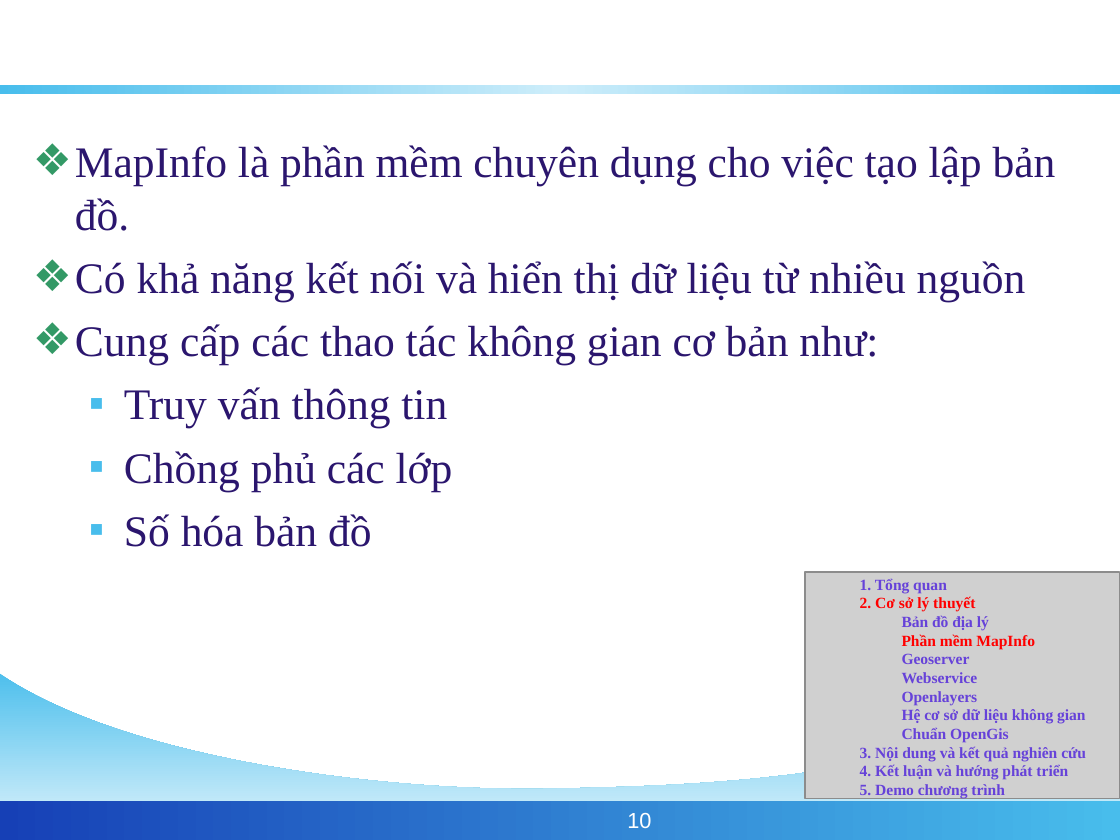
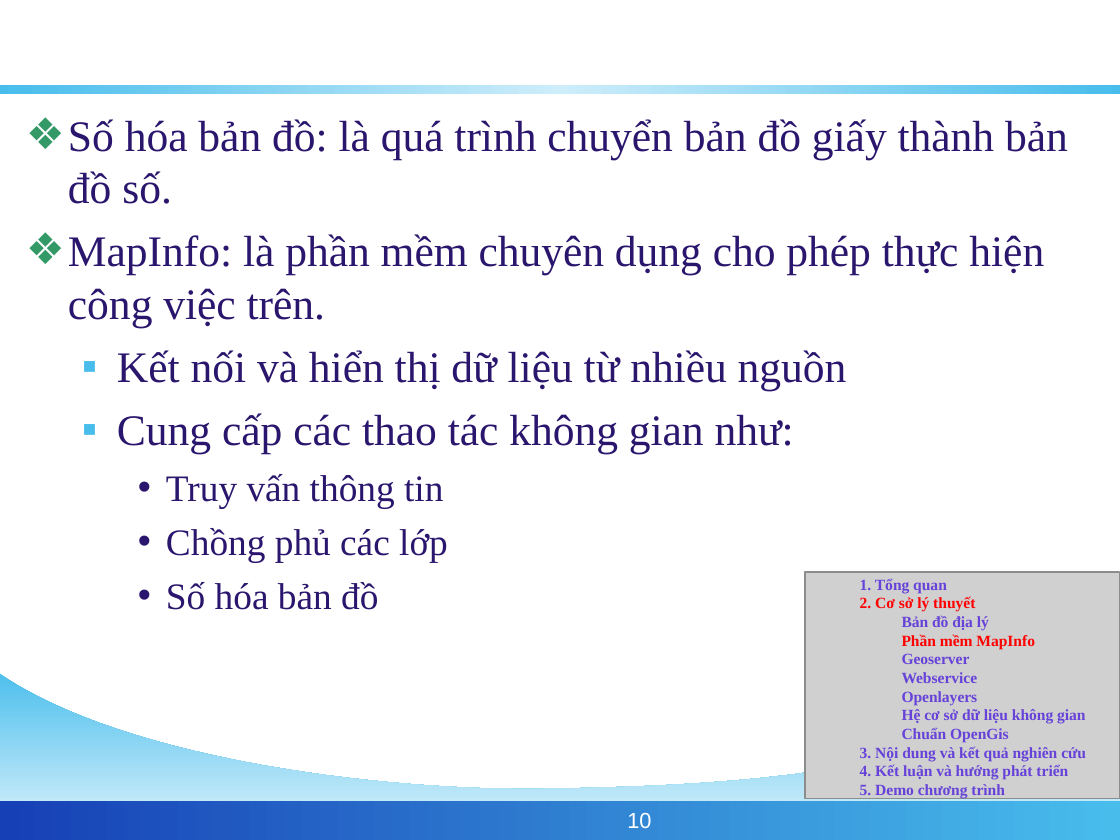
Before and after one commit to phamngsinh/cantho-webgis, a slide deck: slide 10 of Document/Bao Cao/BaoCaoLuanVan.ppt. Drawn at 1120x840 pixels with LibreOffice and Linux fonts; fonts in the diff are those of the drawing; grey boxes stand for pictures; background and template pictures are left out. Boxes give left, top, right and bottom in pixels: in the first picture for what was removed or moved away, otherwise in the second. Text is boxed around its words. In the diff, an @@ line names an element or a change of style, - is before the commit and + after.

```diff
--- a/Document/Bao Cao/BaoCaoLuanVan.ppt
+++ b/Document/Bao Cao/BaoCaoLuanVan.ppt
@@ text "Số hóa bản đồ: là ...": place and size @@
-text "Số hóa bản đồ: là ..." at [75,145,1056,547]
+text "Số hóa bản đồ: là ..." at [68,119,1068,610]
@@ text at [68,119,1068,454]: text changed @@
-❖ MapInfo là phần mềm chuyên dụng cho việc tạo lập bản đồ.
-❖ Có khả năng kết nối và hiển thị dữ liệu từ nhiều nguồn
-❖ Cung cấp các thao tác không gian cơ bản như:
+❖ Số hóa bản đồ: là quá trình chuyển bản đồ giấy thành bản đồ số.
+❖ MapInfo: là phần mềm chuyên dụng cho phép thực hiện công việc trên.
+  ▪ Kết nối và hiển thị dữ liệu từ nhiều nguồn
+  ▪ Cung cấp các thao tác không gian như:
@@ text at [166,474,448,610]: size 28 to 24 pt in "Truy vấn thông tin", "Chồng phủ các lớp", "Số hóa bản đồ"; bullet ▪ to •; list level 2 to 3 in "Truy vấn thông tin"; bullet colour #48BDEC to #2B166E; list level 2 to 3 in "Chồng phủ các lớp"; list level 2 to 3 in "Số hóa bản đồ" @@
```
Also in this commit, not shown: 12 other slides changed, 1 slide added, 1 slide removed.
